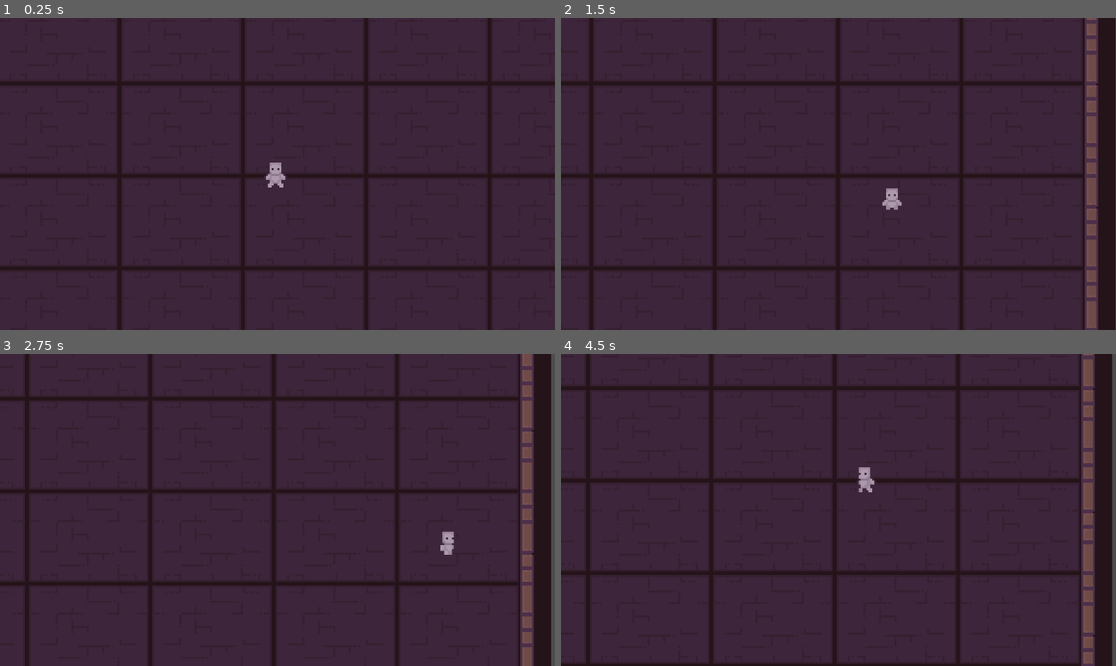
Above: before the commit, frames 1-4 (two rows, left to right).
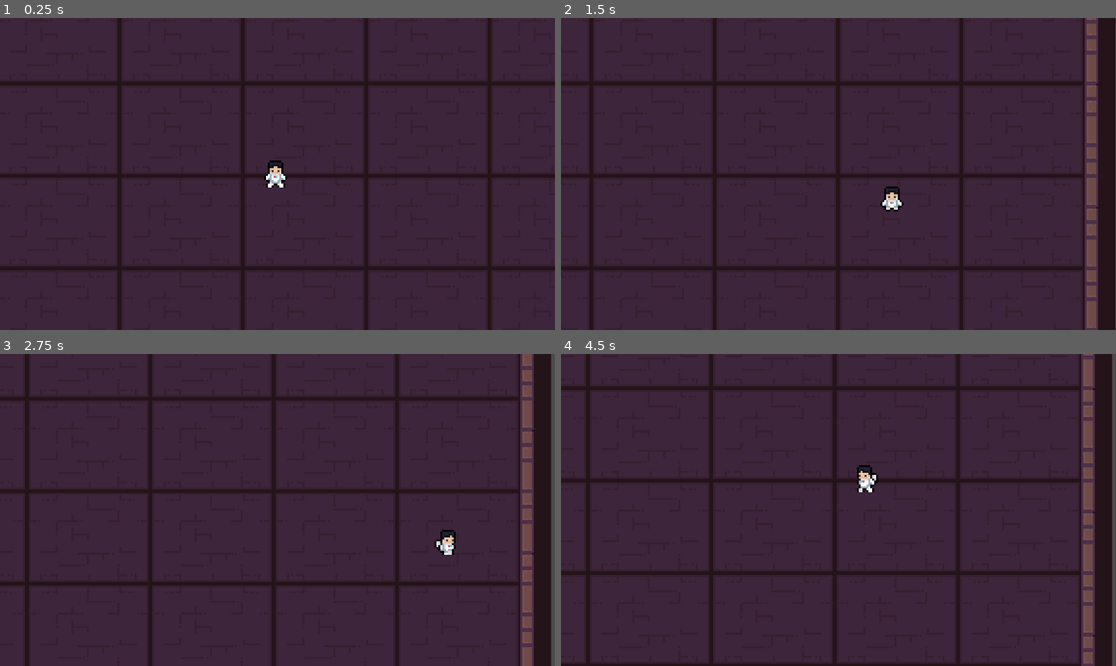
Above: after the commit, the same moments.

Repository: Saj-Hoque/MissionSpud
Game: Godot game, scene res://world.tscn
Two runs of this game, one before a commit and one after it. Both use one fixed random seed, a clock stepped at 60 frames per second and the inputs below.
Inputs:
- Up to frame 1 (0.25 s): no input
- Up to frame 2 (1.5 s): tap Enter at 0.5 s; hold D (right) 0.53-1.28 s; hold S (down) from 1.28 s (still down)
- Up to frame 3 (2.75 s): release S (down) at 2.03 s; hold D (right) from 2.03 s (still down)
- Up to frame 4 (4.5 s): release D (right) at 2.78 s; hold W (up) 2.78-3.53 s; hold A (left) from 3.53 s (still down)

The runs differ from the first frame. In frame 1, 0.3% of the frame differs, in the area x 47-52%, y 45-55%; in frame 2, 0.2%; in frame 3, 0.2%; in frame 4, 0.3%, in the area x 53-58%, y 35-45%.

Commit message:
add spaceman sprite

Diff:
--- a/player.tscn
+++ b/player.tscn
@@ -1,118 +1,118 @@
 [gd_scene load_steps=29 format=3 uid="uid://cwjgbr46fplpk"]
 
 [ext_resource type="Script" path="res://player.gd" id="1_76ck6"]
-[ext_resource type="Texture2D" uid="uid://ifybyurtbyk8" path="res://Pixel-RPG_Prototype_v003/Sprites/Prototype/Prototype_Worksheet.png" id="2_g38d7"]
-
-[sub_resource type="AtlasTexture" id="AtlasTexture_xhp2b"]
-atlas = ExtResource("2_g38d7")
+[ext_resource type="Texture2D" uid="uid://desaiymp8br2y" path="res://spaceman_sprit.png" id="2_d0fjy"]
+
+[sub_resource type="AtlasTexture" id="AtlasTexture_q48k4"]
+atlas = ExtResource("2_d0fjy")
 region = Rect2(0, 0, 32, 32)
 
-[sub_resource type="AtlasTexture" id="AtlasTexture_dngtn"]
-atlas = ExtResource("2_g38d7")
+[sub_resource type="AtlasTexture" id="AtlasTexture_b3533"]
+atlas = ExtResource("2_d0fjy")
 region = Rect2(32, 0, 32, 32)
 
-[sub_resource type="AtlasTexture" id="AtlasTexture_t41ub"]
-atlas = ExtResource("2_g38d7")
+[sub_resource type="AtlasTexture" id="AtlasTexture_u3mwu"]
+atlas = ExtResource("2_d0fjy")
 region = Rect2(64, 0, 32, 32)
 
-[sub_resource type="AtlasTexture" id="AtlasTexture_46qae"]
-atlas = ExtResource("2_g38d7")
+[sub_resource type="AtlasTexture" id="AtlasTexture_38ekn"]
+atlas = ExtResource("2_d0fjy")
 region = Rect2(96, 0, 32, 32)
 
-[sub_resource type="AtlasTexture" id="AtlasTexture_38f5i"]
-atlas = ExtResource("2_g38d7")
+[sub_resource type="AtlasTexture" id="AtlasTexture_v83lu"]
+atlas = ExtResource("2_d0fjy")
 region = Rect2(0, 96, 32, 32)
 
-[sub_resource type="AtlasTexture" id="AtlasTexture_y44fh"]
-atlas = ExtResource("2_g38d7")
+[sub_resource type="AtlasTexture" id="AtlasTexture_w82ut"]
+atlas = ExtResource("2_d0fjy")
 region = Rect2(32, 96, 32, 32)
 
-[sub_resource type="AtlasTexture" id="AtlasTexture_h8p8i"]
-atlas = ExtResource("2_g38d7")
+[sub_resource type="AtlasTexture" id="AtlasTexture_hnjiq"]
+atlas = ExtResource("2_d0fjy")
 region = Rect2(64, 96, 32, 32)
 
-[sub_resource type="AtlasTexture" id="AtlasTexture_5adih"]
-atlas = ExtResource("2_g38d7")
+[sub_resource type="AtlasTexture" id="AtlasTexture_rvy58"]
+atlas = ExtResource("2_d0fjy")
 region = Rect2(96, 96, 32, 32)
 
-[sub_resource type="AtlasTexture" id="AtlasTexture_664up"]
-atlas = ExtResource("2_g38d7")
+[sub_resource type="AtlasTexture" id="AtlasTexture_l4u8e"]
+atlas = ExtResource("2_d0fjy")
 region = Rect2(0, 32, 32, 32)
 
-[sub_resource type="AtlasTexture" id="AtlasTexture_b1mcd"]
-atlas = ExtResource("2_g38d7")
+[sub_resource type="AtlasTexture" id="AtlasTexture_wb6o5"]
+atlas = ExtResource("2_d0fjy")
 region = Rect2(32, 32, 32, 32)
 
-[sub_resource type="AtlasTexture" id="AtlasTexture_phkbh"]
-atlas = ExtResource("2_g38d7")
+[sub_resource type="AtlasTexture" id="AtlasTexture_ua0yw"]
+atlas = ExtResource("2_d0fjy")
 region = Rect2(64, 32, 32, 32)
 
-[sub_resource type="AtlasTexture" id="AtlasTexture_mn5ce"]
-atlas = ExtResource("2_g38d7")
+[sub_resource type="AtlasTexture" id="AtlasTexture_yp4qj"]
+atlas = ExtResource("2_d0fjy")
 region = Rect2(96, 32, 32, 32)
 
-[sub_resource type="AtlasTexture" id="AtlasTexture_qcdhe"]
-atlas = ExtResource("2_g38d7")
+[sub_resource type="AtlasTexture" id="AtlasTexture_s0g6c"]
+atlas = ExtResource("2_d0fjy")
 region = Rect2(0, 128, 32, 32)
 
-[sub_resource type="AtlasTexture" id="AtlasTexture_vgyqf"]
-atlas = ExtResource("2_g38d7")
+[sub_resource type="AtlasTexture" id="AtlasTexture_qhobp"]
+atlas = ExtResource("2_d0fjy")
 region = Rect2(32, 128, 32, 32)
 
-[sub_resource type="AtlasTexture" id="AtlasTexture_mj488"]
-atlas = ExtResource("2_g38d7")
+[sub_resource type="AtlasTexture" id="AtlasTexture_4ekom"]
+atlas = ExtResource("2_d0fjy")
 region = Rect2(64, 128, 32, 32)
 
-[sub_resource type="AtlasTexture" id="AtlasTexture_lgejb"]
-atlas = ExtResource("2_g38d7")
+[sub_resource type="AtlasTexture" id="AtlasTexture_71r08"]
+atlas = ExtResource("2_d0fjy")
 region = Rect2(96, 128, 32, 32)
 
-[sub_resource type="AtlasTexture" id="AtlasTexture_q6ofs"]
-atlas = ExtResource("2_g38d7")
+[sub_resource type="AtlasTexture" id="AtlasTexture_nqbkr"]
+atlas = ExtResource("2_d0fjy")
 region = Rect2(0, 64, 32, 32)
 
-[sub_resource type="AtlasTexture" id="AtlasTexture_itdxn"]
-atlas = ExtResource("2_g38d7")
+[sub_resource type="AtlasTexture" id="AtlasTexture_6avse"]
+atlas = ExtResource("2_d0fjy")
 region = Rect2(32, 64, 32, 32)
 
-[sub_resource type="AtlasTexture" id="AtlasTexture_8mgmt"]
-atlas = ExtResource("2_g38d7")
+[sub_resource type="AtlasTexture" id="AtlasTexture_ksk0f"]
+atlas = ExtResource("2_d0fjy")
 region = Rect2(64, 64, 32, 32)
 
-[sub_resource type="AtlasTexture" id="AtlasTexture_6kcr0"]
-atlas = ExtResource("2_g38d7")
+[sub_resource type="AtlasTexture" id="AtlasTexture_vavmw"]
+atlas = ExtResource("2_d0fjy")
 region = Rect2(96, 64, 32, 32)
 
-[sub_resource type="AtlasTexture" id="AtlasTexture_8ggeu"]
-atlas = ExtResource("2_g38d7")
+[sub_resource type="AtlasTexture" id="AtlasTexture_gklq5"]
+atlas = ExtResource("2_d0fjy")
 region = Rect2(0, 160, 32, 32)
 
-[sub_resource type="AtlasTexture" id="AtlasTexture_oo1kc"]
-atlas = ExtResource("2_g38d7")
+[sub_resource type="AtlasTexture" id="AtlasTexture_4otkr"]
+atlas = ExtResource("2_d0fjy")
 region = Rect2(32, 160, 32, 32)
 
-[sub_resource type="AtlasTexture" id="AtlasTexture_mbqlg"]
-atlas = ExtResource("2_g38d7")
+[sub_resource type="AtlasTexture" id="AtlasTexture_33xqy"]
+atlas = ExtResource("2_d0fjy")
 region = Rect2(64, 160, 32, 32)
 
-[sub_resource type="AtlasTexture" id="AtlasTexture_52rer"]
-atlas = ExtResource("2_g38d7")
+[sub_resource type="AtlasTexture" id="AtlasTexture_03tg6"]
+atlas = ExtResource("2_d0fjy")
 region = Rect2(96, 160, 32, 32)
 
 [sub_resource type="SpriteFrames" id="SpriteFrames_yppwn"]
 animations = [{
 "frames": [{
 "duration": 1.0,
-"texture": SubResource("AtlasTexture_xhp2b")
-}, {
-"duration": 1.0,
-"texture": SubResource("AtlasTexture_dngtn")
-}, {
-"duration": 1.0,
-"texture": SubResource("AtlasTexture_t41ub")
-}, {
-"duration": 1.0,
-"texture": SubResource("AtlasTexture_46qae")
+"texture": SubResource("AtlasTexture_q48k4")
+}, {
+"duration": 1.0,
+"texture": SubResource("AtlasTexture_b3533")
+}, {
+"duration": 1.0,
+"texture": SubResource("AtlasTexture_u3mwu")
+}, {
+"duration": 1.0,
+"texture": SubResource("AtlasTexture_38ekn")
 }],
 "loop": true,
 "name": &"downidle",
@@ -215,7 +215,7 @@
 [node name="AnimatedSprite2D" type="AnimatedSprite2D" parent="."]
 position = Vector2(-1, 0)
 sprite_frames = SubResource("SpriteFrames_yppwn")
-animation = &"downidle"
+animation = &"sidewalk"
 
 [node name="CollisionShape2D" type="CollisionShape2D" parent="."]
 position = Vector2(-1, 3.5)
Not shown: 5 places in player.tscn that only renumber resources
Binary file added: spaceman_sprit.png
Not shown, added: spaceman_sprit.png.import
